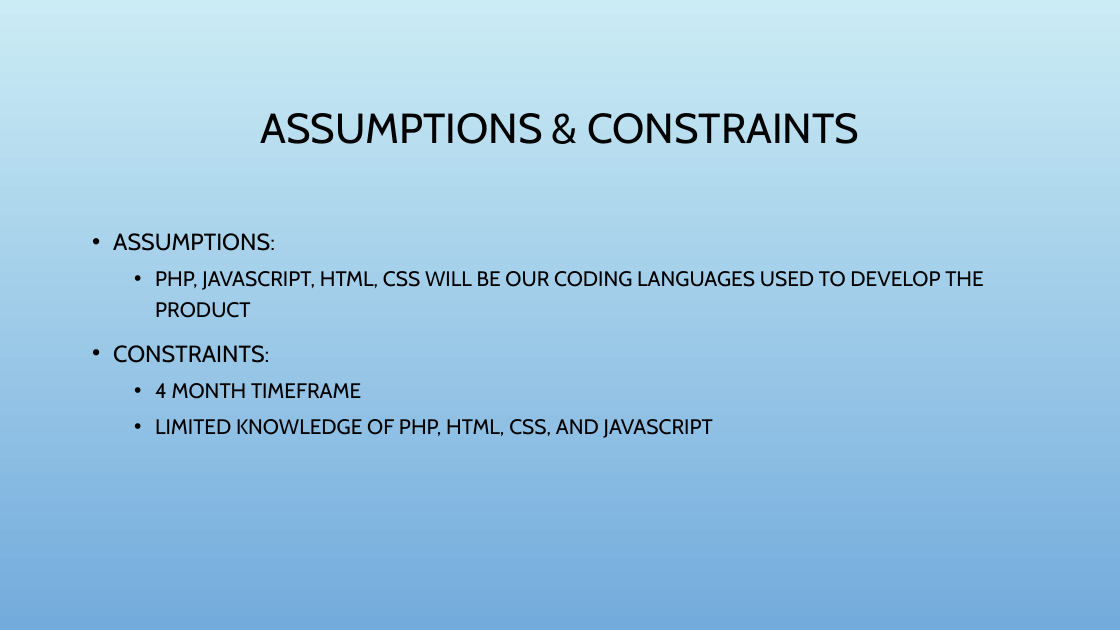
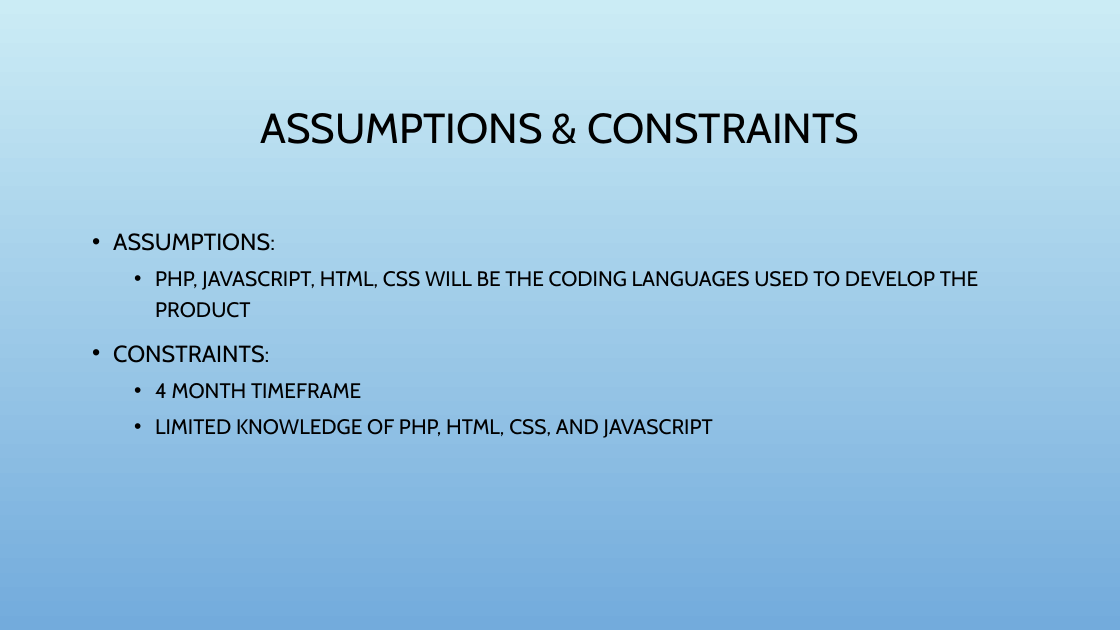
Before and after one commit to Jacobchapman99/ENSE-374-Group07-Project, a slide deck: slide 6 of Milestone4/Milestone 4.ppt. Drawn at 1120x630 pixels with LibreOffice and Linux fonts; fonts in the diff are those of the drawing; background and template pictures are left out. Boxes give left, top, right and bottom in pixels: in the first picture for what was removed or moved away, otherwise in the second. Text is boxed around its words. In the diff, an @@ line names an element or a change of style, - is before the commit and + after.

```diff
--- a/Milestone4/Milestone 4.ppt
+++ b/Milestone4/Milestone 4.ppt
@@ text at [155, 271, 978, 318]: text changed @@
-  • PHP, JAVASCRIPT, HTML, CSS WILL BE OUR CODING LANGUAGES USED TO DEVELOP THE PRODUCT
+  • PHP, JAVASCRIPT, HTML, CSS WILL BE THE CODING LANGUAGES USED TO DEVELOP THE PRODUCT
```
Also in this commit, not shown: 4 other slides changed, 1 slide added.
